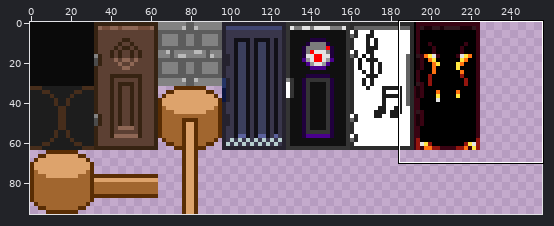
Two versions of one sprite sheet, Sprites/Tiles/Simple_Tile_Map.png. The first picture is a wide view before the edit; the outline marks the close-up.
Close-up. Earlier state:
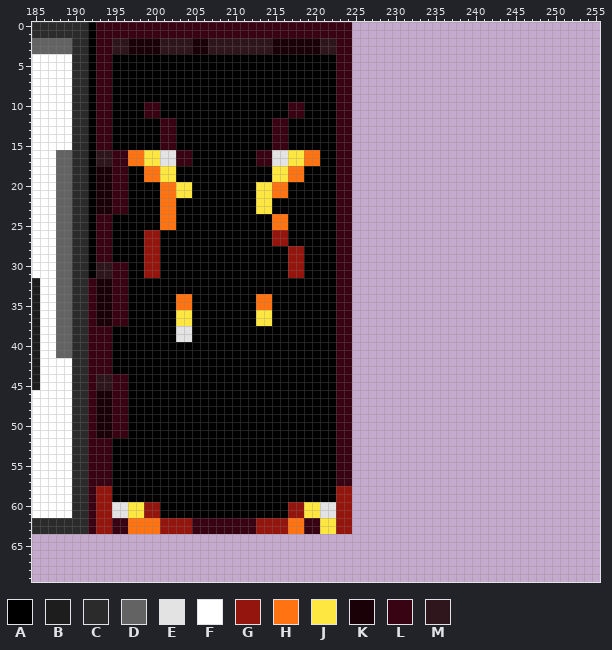
The file is 256x96 pixels. Colours within 5 levels of each other are drawn and written as one. Shown: x 185..255, y 0..69.
Palette (. is transparent): A #000000  B #1d1d1d  C #2b2b2b  D #636363  E #e3e3e3  F #ffffff  G #93150e  H #ff7312  J #ffe741  K #1a0108  L #380312  M #2f161d
Pixels before (only the part around the change), first column x 185:
 0 CCCCCCCALLLLLLLLLLLLLLLLLLLLLLLLLLLLLLLL...............................
 1 CCCCCCCALLLLLLLLLLLLLLLLLLLLLLLLLLLLLLLL...............................
 2 DDDDDCCALLMMKKKKMMMMKKMMMMMMMMKKKKKKMMLL...............................
 3 DDDDDCCALLMMKKKKMMMMKKMMMMMMMMKKKKKKMMLL...............................
 4 FFFFFCCALLAAAAAAAAAAAAAAAAAAAAAAAAAAAALL...............................
 5 FFFFFCCALLAAAAAAAAAAAAAAAAAAAAAAAAAAAALL...............................
 6 FFFFFCCALLAAAAAAAAAAAAAAAAAAAAAAAAAAAALL...............................
 7 FFFFFCCALLAAAAAAAAAAAAAAAAAAAAAAAAAAAALL...............................
 8 FFFFFCCALLAAAAAAAAAAAAAAAAAAAAAAAAAAAALL...............................
 9 FFFFFCCALLAAAAAAAAAAAAAAAAAAAAAAAAAAAALL...............................
10 FFFFFCCALLAAAALLAAAAAAAAAAAAAAAALLAAAALL...............................
11 FFFFFCCALLAAAALLAAAAAAAAAAAAAAAALLAAAALL...............................
12 FFFFFCCALLAAAAAALLAAAAAAAAAAAALLAAAAAALL...............................
13 FFFFFCCALLAAAAAALLAAAAAAAAAAAALLAAAAAALL...............................
14 FFFFFCCALLAAAAAALLAAAAAAAAAAAALLAAAAAALL...............................
15 FFFFFCCALLAAAAAALLAAAAAAAAAAAALLAAAAAALL...............................
16 FFFDDCCAMMLLHHJJEELLAAAAAAAALLEEJJHHAALL...............................
17 FFFDDCCAMMLLHHJJEELLAAAAAAAALLEEJJHHAALL...............................
18 FFFDDCCAKKLLAAHHJJAAAAAAAAAAAAJJHHAAAALL...............................
19 FFFDDCCAKKLLAAHHJJAAAAAAAAAAAAJJHHAAAALL...............................
20 FFFDDCCAKKLLAAAAHHJJAAAAAAAAJJHHAAAAAALL...............................
21 FFFDDCCAKKLLAAAAHHJJAAAAAAAAJJHHAAAAAALL...............................
22 FFFDDCCAKKLLAAAAHHAAAAAAAAAAJJAAAAAAAALL...............................
23 FFFDDCCAKKLLAAAAHHAAAAAAAAAAJJAAAAAAAALL...............................
24 FFFDDCCALLAAAAAAHHAAAAAAAAAAAAHHAAAAAALL...............................
25 FFFDDCCALLAAAAAAHHAAAAAAAAAAAAHHAAAAAALL...............................
26 FFFDDCCALLAAAAGGAAAAAAAAAAAAAAGGAAAAAALL...............................
27 FFFDDCCALLAAAAGGAAAAAAAAAAAAAAGGAAAAAALL...............................
28 FFFDDCCALLAAAAGGAAAAAAAAAAAAAAAAGGAAAALL...............................
29 FFFDDCCALLAAAAGGAAAAAAAAAAAAAAAAGGAAAALL...............................
30 FFFDDCCAMMLLAAGGAAAAAAAAAAAAAAAAGGAAAALL...............................
31 FFFDDCCAMMLLAAGGAAAAAAAAAAAAAAAAGGAAAALL...............................
32 BFFDDCCLKKLLAAAAAAAAAAAAAAAAAAAAAAAAAALL...............................
33 BFFDDCCLKKLLAAAAAAAAAAAAAAAAAAAAAAAAAALL...............................
34 BFFDDCCLKKLLAAAAAAHHAAAAAAAAHHAAAAAAAALL...............................
35 BFFDDCCLKKLLAAAAAAHHAAAAAAAAHHAAAAAAAALL...............................
36 BFFDDCCLKKLLAAAAAAJJAAAAAAAAJJAAAAAAAALL...............................
37 BFFDDCCLKKLLAAAAAAJJAAAAAAAAJJAAAAAAAALL...............................
38 BFFDDCCLLLAAAAAAAAEEAAAAAAAAAAAAAAAAAALL...............................
39 BFFDDCCLLLAAAAAAAAEEAAAAAAAAAAAAAAAAAALL...............................
40 BFFDDCCLLLAAAAAAAAAAAAAAAAAAAAAAAAAAAALL...............................
41 BFFDDCCLLLAAAAAAAAAAAAAAAAAAAAAAAAAAAALL...............................
42 BFFFFCCLLLAAAAAAAAAAAAAAAAAAAAAAAAAAAALL...............................
43 BFFFFCCLLLAAAAAAAAAAAAAAAAAAAAAAAAAAAALL...............................
44 BFFFFCCLMMLLAAAAAAAAAAAAAAAAAAAAAAAAAALL...............................
45 BFFFFCCLMMLLAAAAAAAAAAAAAAAAAAAAAAAAAALL...............................
46 FFFFFCCLKKLLAAAAAAAAAAAAAAAAAAAAAAAAAALL...............................
47 FFFFFCCLKKLLAAAAAAAAAAAAAAAAAAAAAAAAAALL...............................
48 FFFFFCCLKKLLAAAAAAAAAAAAAAAAAAAAAAAAAALL...............................
49 FFFFFCCLKKLLAAAAAAAAAAAAAAAAAAAAAAAAAALL...............................
50 FFFFFCCLKKLLAAAAAAAAAAAAAAAAAAAAAAAAAALL...............................
51 FFFFFCCLKKLLAAAAAAAAAAAAAAAAAAAAAAAAAALL...............................
52 FFFFFCCLLLAAAAAAAAAAAAAAAAAAAAAAAAAAAALL...............................
53 FFFFFCCLLLAAAAAAAAAAAAAAAAAAAAAAAAAAAALL...............................
54 FFFFFCCLLLAAAAAAAAAAAAAAAAAAAAAAAAAAAALL...............................
55 FFFFFCCLLLAAAAAAAAAAAAAAAAAAAAAAAAAAAALL...............................
56 FFFFFCCLLLAAAAAAAAAAAAAAAAAAAAAAAAAAAALL...............................
57 FFFFFCCLLLAAAAAAAAAAAAAAAAAAAAAAAAAAAALL...............................
58 FFFFFCCLGGAAAAAAAAAAAAAAAAAAAAAAAAAAAAGG...............................
59 FFFFFCCLGGAAAAAAAAAAAAAAAAAAAAAAAAAAAAGG...............................
60 FFFFFCCLGGEEJJGGAAAAAAAAAAAAAAAAGGJJEEGG...............................
61 FFFFFCCLGGEEJJGGAAAAAAAAAAAAAAAAGGJJEEGG...............................
62 CCCCCCCLGGLLHHHHGGGGLLLLLLLLGGGGHHLLJJGG...............................
63 CCCCCCCLGGLLHHHHGGGGLLLLLLLLGGGGHHLLJJGG...............................
64 .......................................................................
65 .......................................................................
66 .......................................................................
Once edited:
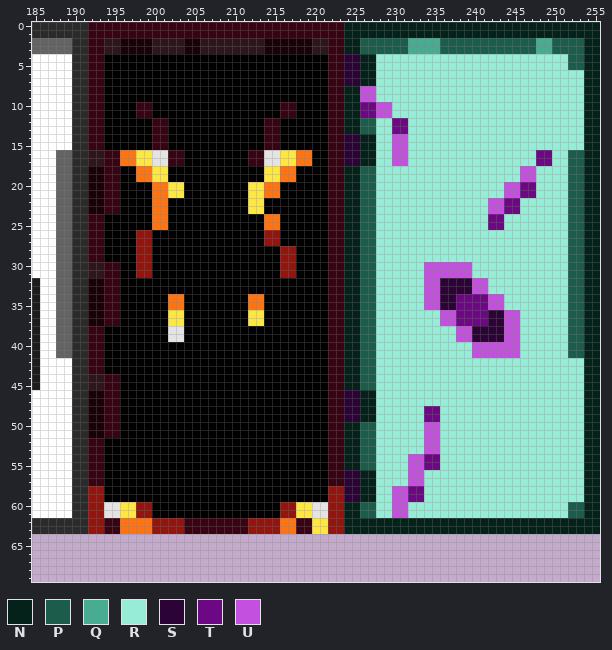
Colours new in this view: N #04221a  P #1b5c4b  Q #48ac92  R #96ecd6  S #2c0336  T #6c0883  U #c350de
Diff:
Changed rows in their new state; - is an unchanged pixel.
first column x 192:
 0 L-------------------------------NNNNNNNNNNNNNNNNNNNNNNNNNNNNNNNN
 1 L-------------------------------NNNNNNNNNNNNNNNNNNNNNNNNNNNNNNNN
 2 L-M-K---M---K-M-------K-----M-L-NNPPPPPPQQQQPPPPPPPPPPPPQQPPPPNN
 3 L-M-K---M---K-M-------K-----M-L-NNPPPPPPQQQQPPPPPPPPPPPPQQPPPPNN
 4 L-A---------------------------L-SSNNRRRRRRRRRRRRRRRRRRRRRRRRPPNN
 5 L-A---------------------------L-SSNNRRRRRRRRRRRRRRRRRRRRRRRRPPNN
 6 L-A---------------------------L-SSNNRRRRRRRRRRRRRRRRRRRRRRRRRRNN
 7 L-A---------------------------L-SSNNRRRRRRRRRRRRRRRRRRRRRRRRRRNN
 8 L-A---------------------------L-NNUURRRRRRRRRRRRRRRRRRRRRRRRRRNN
 9 L-A---------------------------L-NNUURRRRRRRRRRRRRRRRRRRRRRRRRRNN
10 L-A---L-A---------------L-A---L-NNTTUURRRRRRRRRRRRRRRRRRRRRRRRNN
11 L-A---L-A---------------L-A---L-NNTTUURRRRRRRRRRRRRRRRRRRRRRRRNN
12 L-A-----L-A-----------L-A-----L-NNPPRRTTRRRRRRRRRRRRRRRRRRRRRRNN
13 L-A-----L-A-----------L-A-----L-NNPPRRTTRRRRRRRRRRRRRRRRRRRRRRNN
14 L-A-----L-A-----------L-A-----L-SSNNRRUURRRRRRRRRRRRRRRRRRRRRRNN
15 L-A-----L-A-----------L-A-----L-SSNNRRUURRRRRRRRRRRRRRRRRRRRRRNN
16 M-L-H-J-E-L-A-------L-E-J-H-A-L-SSNNRRUURRRRRRRRRRRRRRRRTTRRPPNN
17 M-L-H-J-E-L-A-------L-E-J-H-A-L-SSNNRRUURRRRRRRRRRRRRRRRTTRRPPNN
18 K-L-A-H-J-A-----------J-H-A---L-NNPPRRRRRRRRRRRRRRRRRRUURRRRPPNN
19 K-L-A-H-J-A-----------J-H-A---L-NNPPRRRRRRRRRRRRRRRRRRUURRRRPPNN
20 K-L-A---H-J-A-------J-H-A-----L-NNPPRRRRRRRRRRRRRRRRUUTTRRRRPPNN
21 K-L-A---H-J-A-------J-H-A-----L-NNPPRRRRRRRRRRRRRRRRUUTTRRRRPPNN
22 K-L-A---H-A---------J-A-------L-NNPPRRRRRRRRRRRRRRUUTTRRRRRRPPNN
23 K-L-A---H-A---------J-A-------L-NNPPRRRRRRRRRRRRRRUUTTRRRRRRPPNN
24 L-A-----H-A-----------H-A-----L-NNPPRRRRRRRRRRRRRRTTRRRRRRRRPPNN
25 L-A-----H-A-----------H-A-----L-NNPPRRRRRRRRRRRRRRTTRRRRRRRRPPNN
26 L-A---G-A-------------G-A-----L-NNPPRRRRRRRRRRRRRRRRRRRRRRRRPPNN
27 L-A---G-A-------------G-A-----L-NNPPRRRRRRRRRRRRRRRRRRRRRRRRPPNN
28 L-A---G-A---------------G-A---L-NNPPRRRRRRRRRRRRRRRRRRRRRRRRPPNN
29 L-A---G-A---------------G-A---L-NNPPRRRRRRRRRRRRRRRRRRRRRRRRPPNN
30 M-L-A-G-A---------------G-A---L-NNPPRRRRRRUUUUUURRRRRRRRRRRRPPNN
31 M-L-A-G-A---------------G-A---L-NNPPRRRRRRUUUUUURRRRRRRRRRRRPPNN
32 K-L-A-------------------------L-NNPPRRRRRRUUSSSSUURRRRRRRRRRPPNN
33 K-L-A-------------------------L-NNPPRRRRRRUUSSSSUURRRRRRRRRRPPNN
34 K-L-A-----H-A-------H-A-------L-NNPPRRRRRRUUSSTTTTUURRRRRRRRPPNN
35 K-L-A-----H-A-------H-A-------L-NNPPRRRRRRUUSSTTTTUURRRRRRRRPPNN
36 K-L-A-----J-A-------J-A-------L-NNPPRRRRRRRRUUTTTTSSUURRRRRRPPNN
37 K-L-A-----J-A-------J-A-------L-NNPPRRRRRRRRUUTTTTSSUURRRRRRPPNN
38 --A-------E-A-----------------L-NNPPRRRRRRRRRRUUSSSSUURRRRRRPPNN
39 --A-------E-A-----------------L-NNPPRRRRRRRRRRUUSSSSUURRRRRRPPNN
40 --A---------------------------L-NNPPRRRRRRRRRRRRUUUUUURRRRRRPPNN
41 --A---------------------------L-NNPPRRRRRRRRRRRRUUUUUURRRRRRPPNN
42 --A---------------------------L-NNPPRRRRRRRRRRRRRRRRRRRRRRRRRRNN
43 --A---------------------------L-NNPPRRRRRRRRRRRRRRRRRRRRRRRRRRNN
44 M-L-A-------------------------L-NNPPRRRRRRRRRRRRRRRRRRRRRRRRRRNN
45 M-L-A-------------------------L-NNPPRRRRRRRRRRRRRRRRRRRRRRRRRRNN
46 K-L-A-------------------------L-SSNNRRRRRRRRRRRRRRRRRRRRRRRRRRNN
47 K-L-A-------------------------L-SSNNRRRRRRRRRRRRRRRRRRRRRRRRRRNN
48 K-L-A-------------------------L-SSNNRRRRRRTTRRRRRRRRRRRRRRRRRRNN
49 K-L-A-------------------------L-SSNNRRRRRRTTRRRRRRRRRRRRRRRRRRNN
50 K-L-A-------------------------L-NNPPRRRRRRUURRRRRRRRRRRRRRRRRRNN
51 K-L-A-------------------------L-NNPPRRRRRRUURRRRRRRRRRRRRRRRRRNN
52 --A---------------------------L-NNPPRRRRRRUURRRRRRRRRRRRRRRRRRNN
53 --A---------------------------L-NNPPRRRRRRUURRRRRRRRRRRRRRRRRRNN
54 --A---------------------------L-NNPPRRRRUUTTRRRRRRRRRRRRRRRRRRNN
55 --A---------------------------L-NNPPRRRRUUTTRRRRRRRRRRRRRRRRRRNN
56 --A---------------------------L-SSNNRRRRUURRRRRRRRRRRRRRRRRRRRNN
57 --A---------------------------L-SSNNRRRRUURRRRRRRRRRRRRRRRRRRRNN
58 G-A---------------------------G-SSNNRRUUTTRRRRRRRRRRRRRRRRRRRRNN
59 G-A---------------------------G-SSNNRRUUTTRRRRRRRRRRRRRRRRRRRRNN
60 G-E-J-G-A---------------G-J-E-G-NNPPRRUURRRRRRRRRRRRRRRRRRRRPPNN
61 G-E-J-G-A---------------G-J-E-G-NNPPRRUURRRRRRRRRRRRRRRRRRRRPPNN
62 G-L-H---G---L-------G---H-L-J-G-NNNNNNNNNNNNNNNNNNNNNNNNNNNNNNNN
63 G-L-H---G---L-------G---H-L-J-G-NNNNNNNNNNNNNNNNNNNNNNNNNNNNNNNN
Where, in picture pixels (left, top, right, bottom), the same in both close-ups:
changed: (88, 22, 208, 534)
changed: (248, 22, 600, 534)
